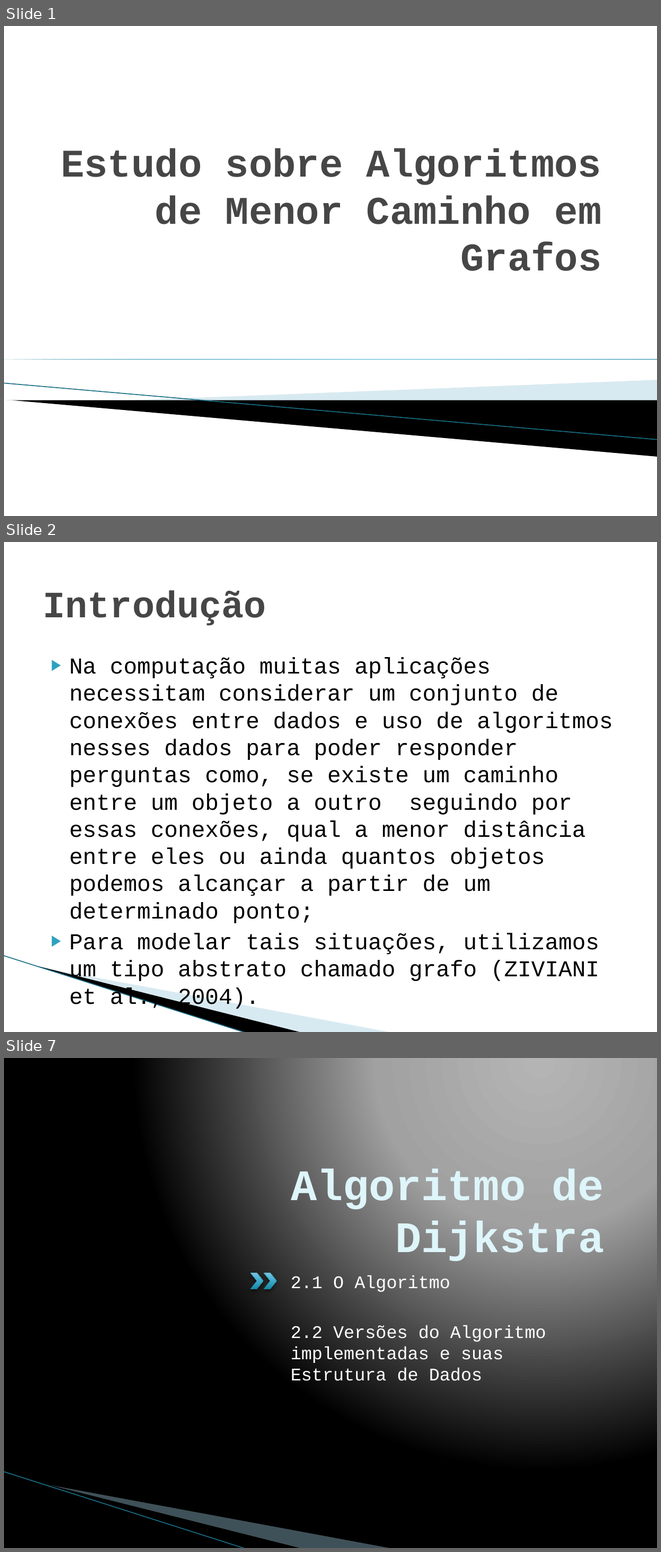
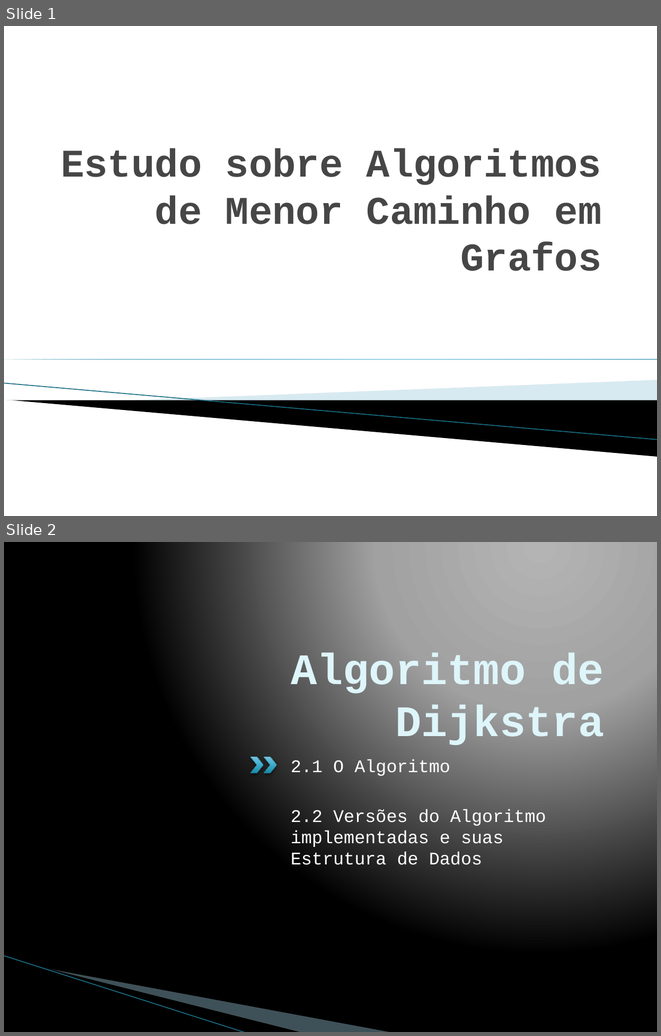
Before and after one commit to pedrohbh/PG-Dissertacao, a slide deck: Academia/Apresentação PG/Apresentação PG.pptx. Shown one above the other, each under a label of ours: slides 1, 2 and 7 before the commit, slides 1 and 2 after it; the slides between them are not shown. The pictures are 661x1552 and 661x1036 pixels, drawn with LibreOffice and Linux fonts; fonts in the diff are those of the drawing; background and template pictures are left out. Boxes give left, top, right and bottom in pixels: in the first picture for what was removed or moved away, otherwise in the second. Text is boxed around its words. In the diff, an @@ line names an element or a change of style, - is before the commit and + after.

```diff
--- a/Academia/Apresentação PG/Apresentação PG.pptx
+++ b/Academia/Apresentação PG/Apresentação PG.pptx
@@ slide 2 removed at <box>4,542,657,1032</box>, background #FFFFFF; not listed: 3 template elements that a slide beside it also shows @@
@@ title removed at <box>43,590,266,626</box> @@
-Introdução
@@ text removed at <box>69,657,612,982</box> @@
-▶ Na computação muitas aplicações necessitam considerar um conjunto de conexões entre dados e uso de algoritmos nesses dados para poder responder perguntas como, se existe um caminho entre um objeto a outro seguindo por essas conexões, qual a menor distância entre eles ou ainda quantos objetos podemos alcançar a partir de um determinado ponto;
-▶ Para modelar tais situações, utilizamos um tipo abstrato chamado grafo (ZIVIANI et al., 2004).
@@ what was slide 7 is now slide 2 @@
```
Also in this commit, not shown: 4 other slides removed, 1 other file.
